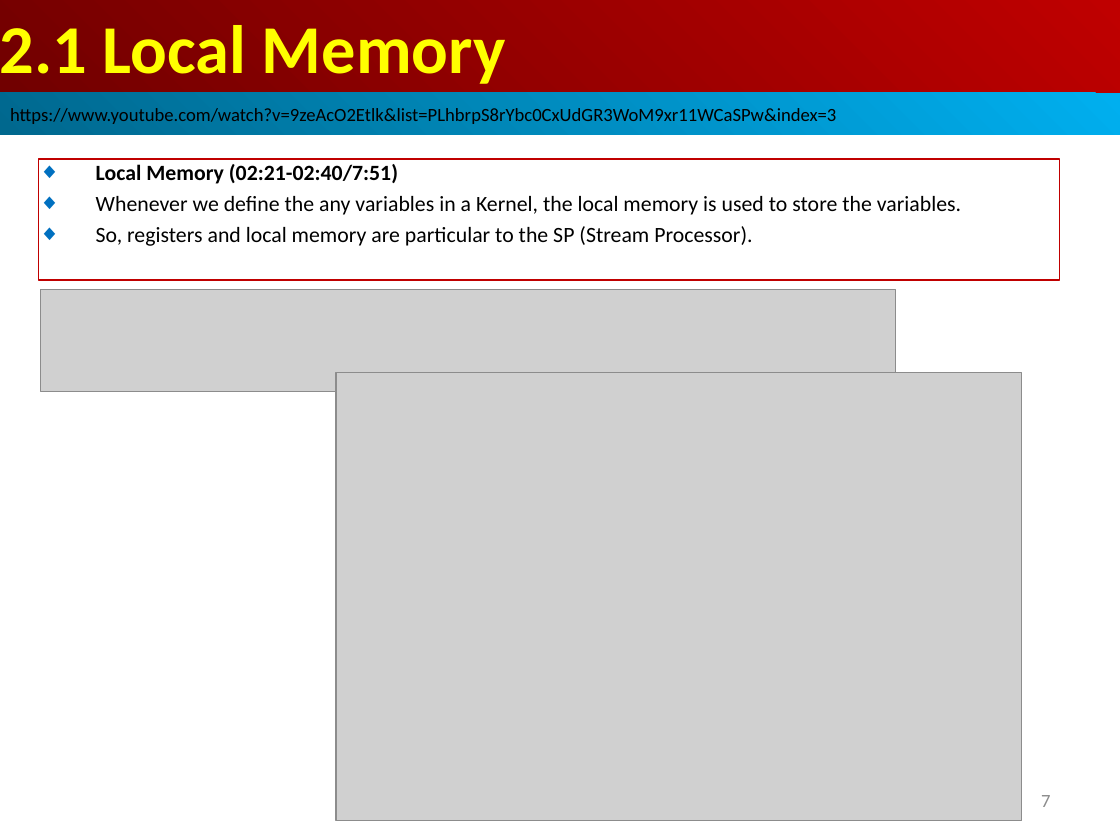
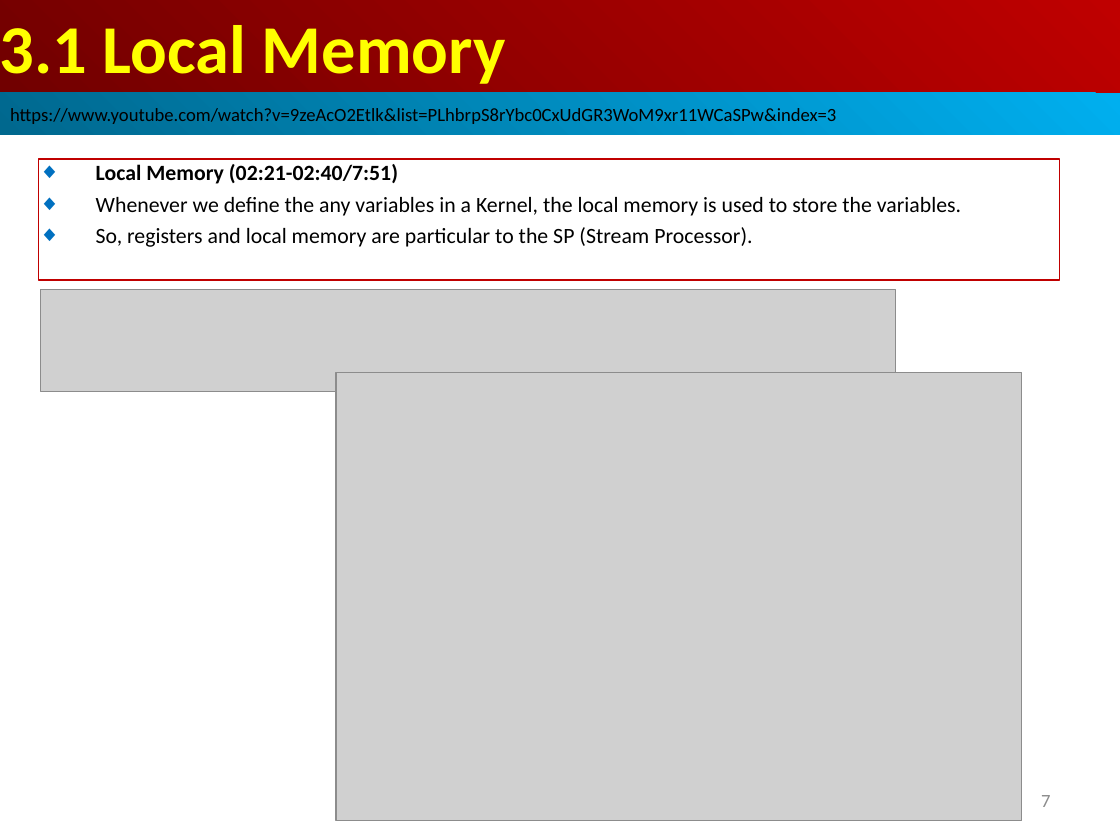
Before and after one commit to peterhchen/AIU_CS330_PM, a slide deck: slide 7 of 001_Cuda/003_GPU_Memory/001_Video/003_GPU_Memory.ppt. Drawn at 1120x840 pixels with LibreOffice and Linux fonts; fonts in the diff are those of the drawing; grey boxes stand for pictures. Boxes give left, top, right and bottom in pixels: in the first picture for what was removed or moved away, otherwise in the second. Text is boxed around its words. In the diff, an @@ line names an element or a change of style, - is before the commit and + after.

```diff
--- a/001_Cuda/003_GPU_Memory/001_Video/003_GPU_Memory.ppt
+++ b/001_Cuda/003_GPU_Memory/001_Video/003_GPU_Memory.ppt
@@ text in rectangle at (0, 25, 506, 84): text changed @@
-2.1 Local Memory
+3.1 Local Memory
```
Also in this commit, not shown: 15 other slides changed.
